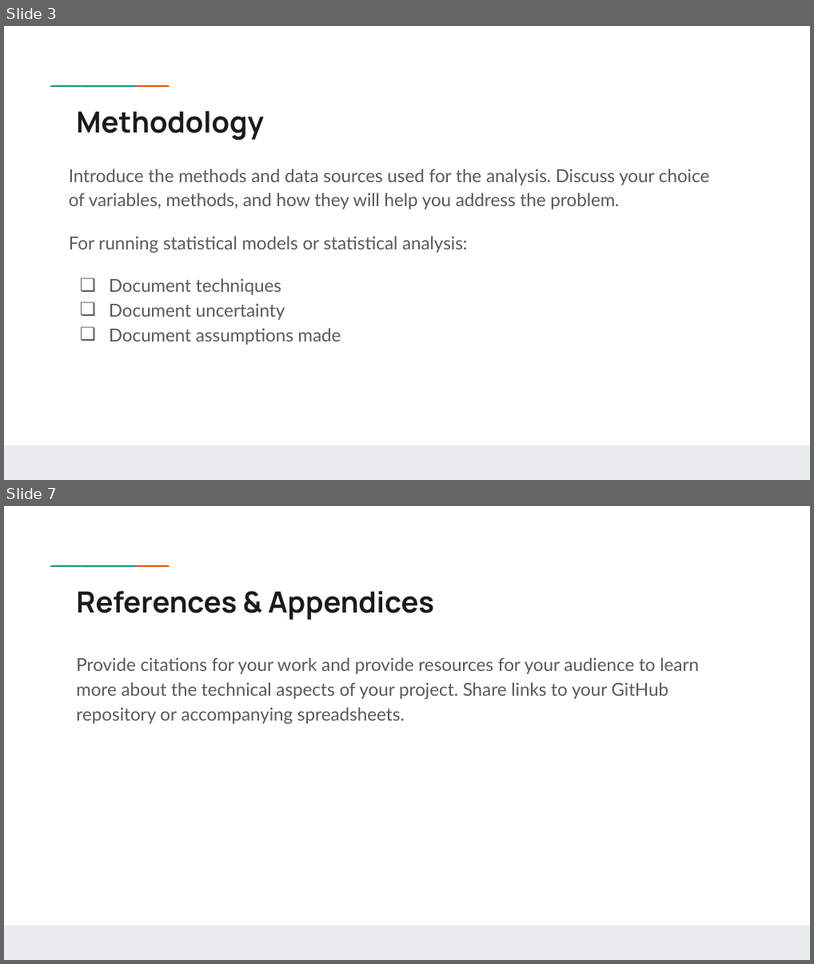
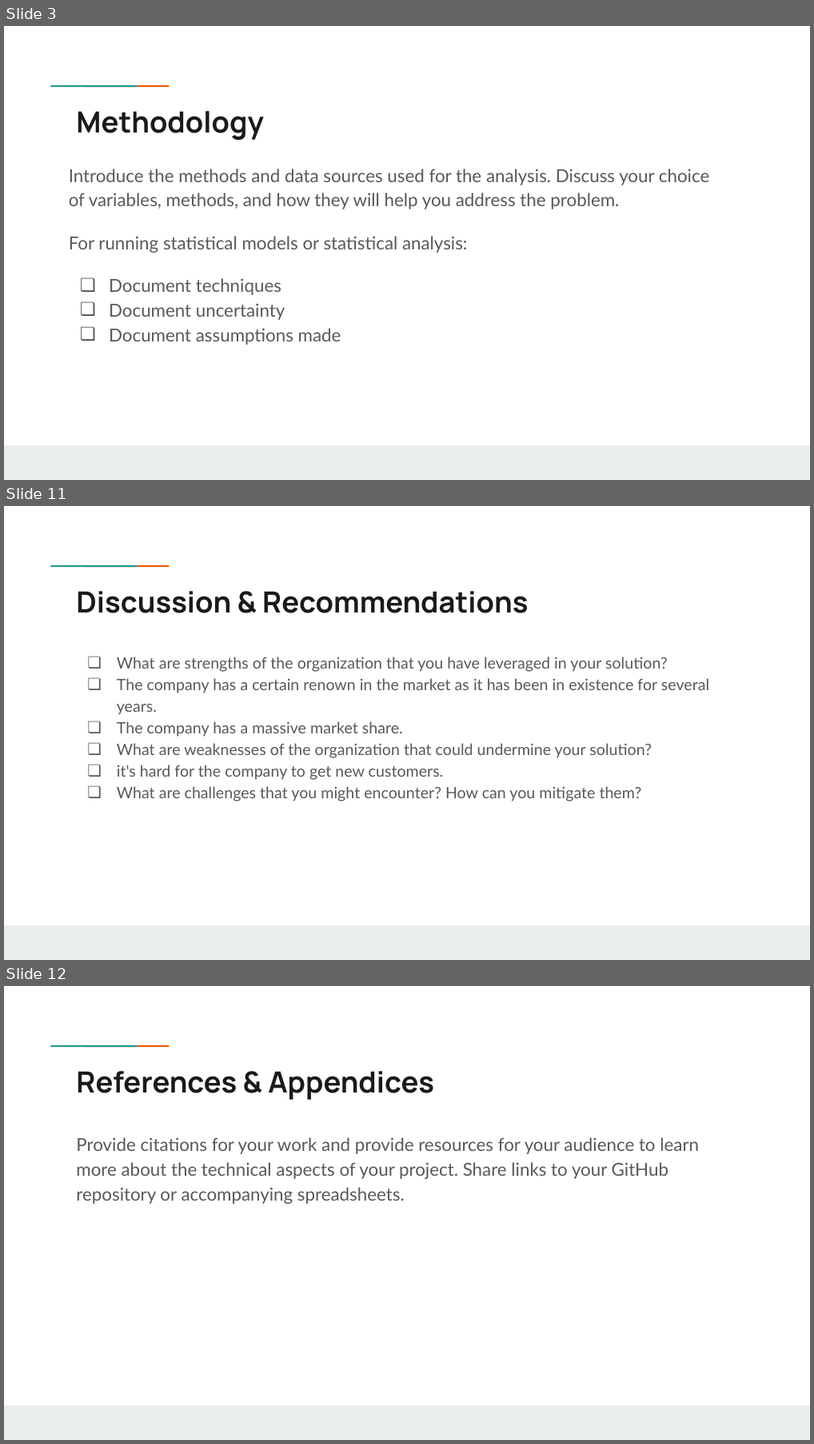
Before and after one commit to Chvava11/Bi_project_customer_churn, a slide deck: Result/Vanessa’s project .pptx. Shown one above the other, each under a label of ours: slides 3 and 7 before the commit, slides 3, 11 and 12 after it; the slides between them are not shown. The pictures are 814x964 and 814x1444 pixels, drawn with LibreOffice and Linux fonts; fonts in the diff are those of the drawing; background and template pictures are left out. Boxes give left, top, right and bottom in pixels: in the first picture for what was removed or moved away, otherwise in the second. Text is boxed around its words. In the diff, an @@ line names an element or a change of style, - is before the commit and + after.

```diff
--- a/Result/Vanessa’s project .pptx
+++ b/Result/Vanessa’s project .pptx
@@ slide 11 added at (x1=4, y1=506, x2=810, y2=960), background #FFFFFF; not listed: 3 template elements that a slide beside it also shows @@
@@ title added at (x1=76, y1=591, x2=528, y2=613), 26 pt, text #1A1A1A, bold @@
+Discussion & Recommendations
@@ text added at (x1=117, y1=656, x2=710, y2=801), 14 pt, text #595959 @@
+❏ What are strengths of the organization that you have leveraged in your solution?
+❏ The company has a certain renown in the market as it has been in existence for several years.
+❏ The company has a massive market share.
+❏ What are weaknesses of the organization that could undermine your solution?
+❏ it's hard for the company to get new customers.
+❏ What are challenges that you might encounter? How can you mitigate them?
@@ what was slide 7 is now slide 12 @@
```
Also in this commit, not shown: 3 slides changed, 5 other slides added, 1 slide removed, 1 other file.
